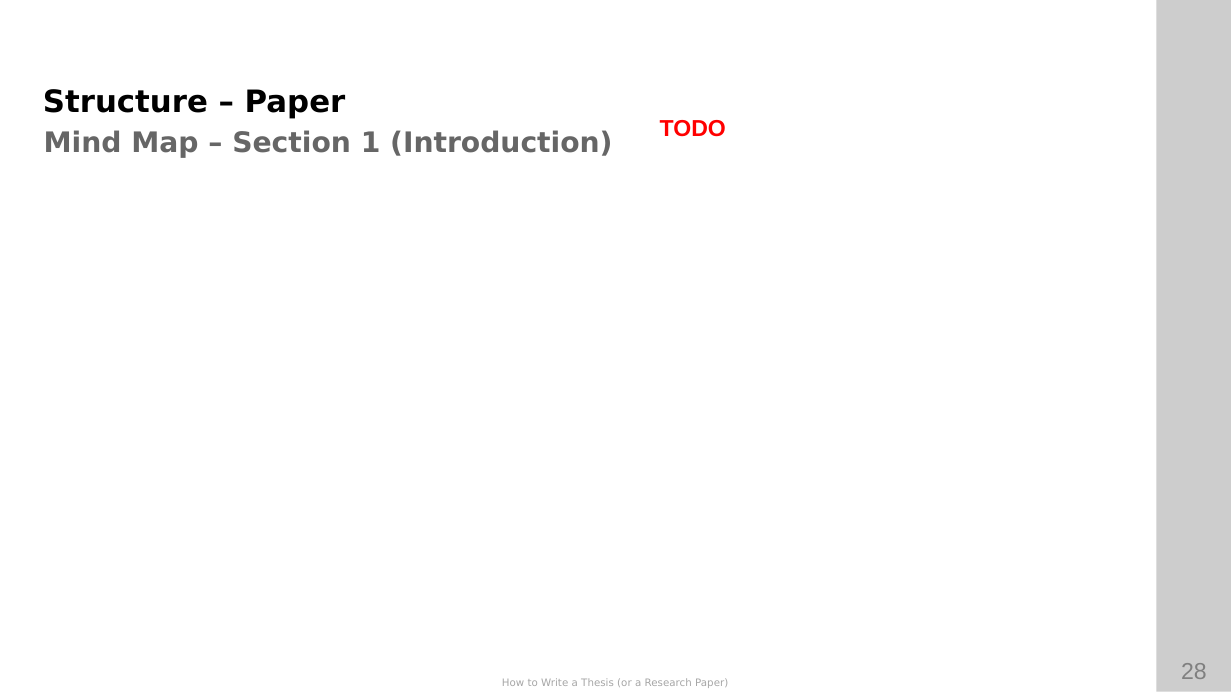
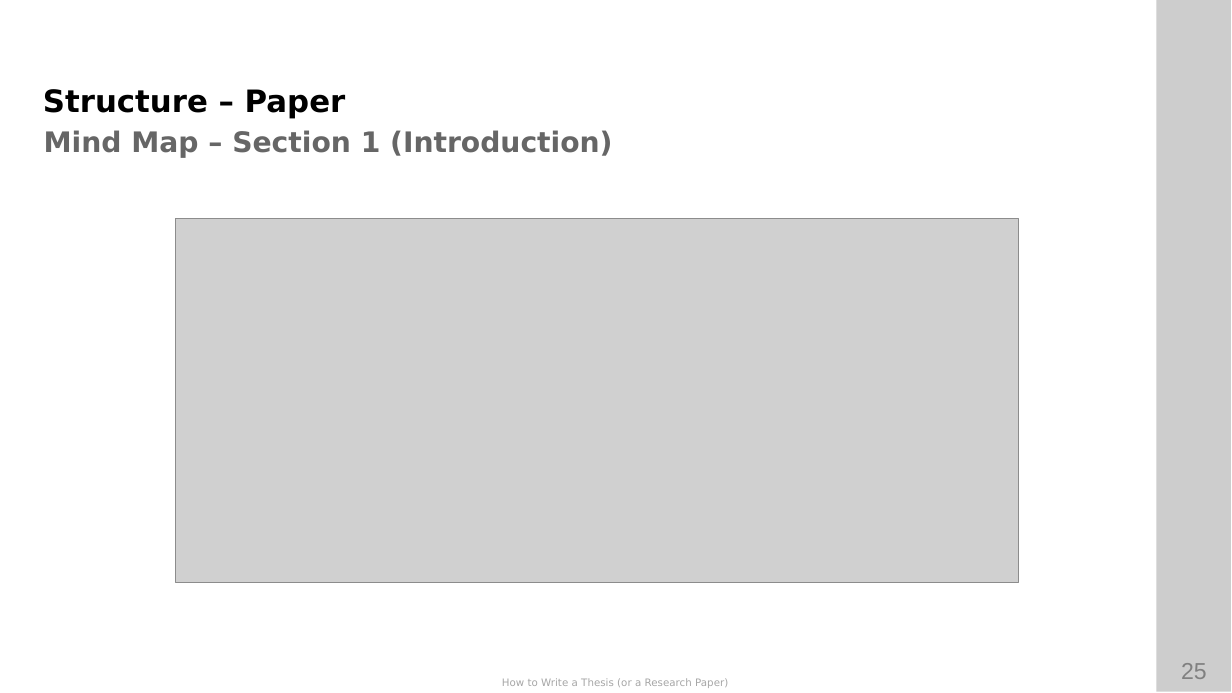
Before and after one commit to ETCE-LAB/How-To-Write-A-Paper-Thesis, a slide deck: slide 25 of How-to-Write-A-Paper-Thesis.pptx (slide 28 before the commit). Drawn at 1232x693 pixels with LibreOffice and Linux fonts; fonts in the diff are those of the drawing; grey boxes stand for pictures; background and template pictures are left out. Boxes give left, top, right and bottom in pixels: in the first picture for what was removed or moved away, otherwise in the second. Text is boxed around its words. In the diff, an @@ line names an element or a change of style, - is before the commit and + after.

```diff
--- a/How-to-Write-A-Paper-Thesis.pptx
+++ b/How-to-Write-A-Paper-Thesis.pptx
@@ text removed at [660,120,726,137] @@
-TODO
@@ picture added at [176,218,1019,582] @@
@@ page number at [1181,663,1207,679]: text changed @@
-28
+25
```
Also in this commit, not shown: 6 other slides changed, 3 slides removed, 3 other files.
